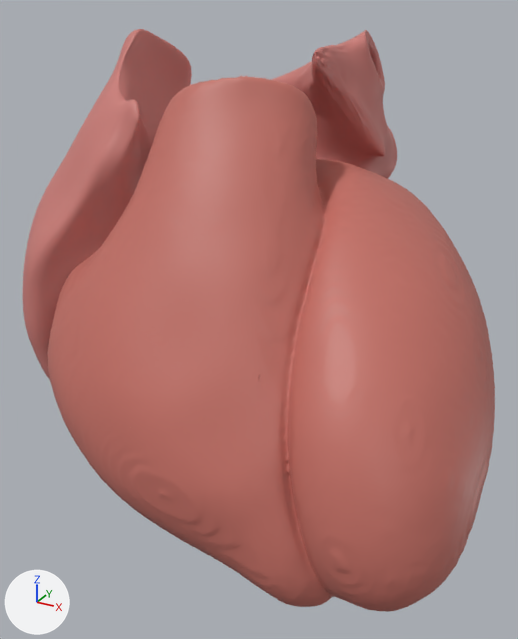
A saved change to the glTF model app/public/models/heart-hd.glb.
One viewpoint serves both versions: a 50 mm lens placed at (0.977, -1.803, 5.342), pointed at (0.215, -0.417, 4.649). Every picture has the same lights, and +X, +Y and +Z are marked at lower left. The first picture is the older version. Where no turn or scale is listed for an object, it has been applied to the vertices.

Objects in the first picture: 'la', 'lv', 'ra', 'rv'.
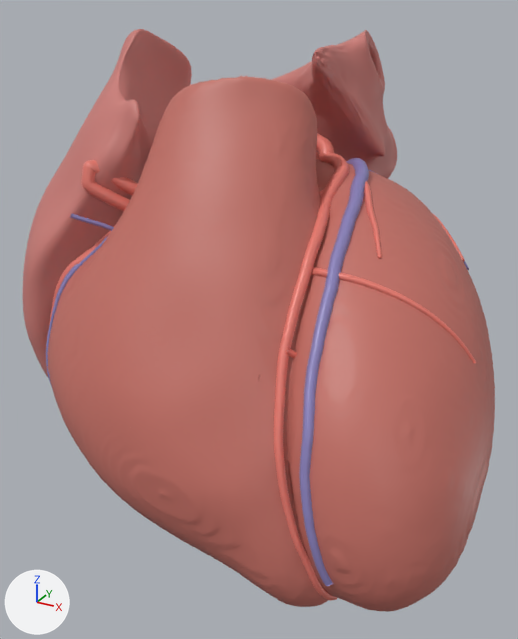
Location of each change, [x1, y1, x2, y2] in pixels of the pictures (518 x 639 px):
```json
{"object": "coronary_art", "change": "added", "after": [49, 133, 476, 601]}
{"object": "cardiac_veins", "change": "added", "after": [46, 158, 469, 586]}
```

Edits to the scene script, one JSON object a line:
```json
{"op": "add", "block": "mat_vein", "code": ["mat_vein = principled_material('vein')", "mat_vein.base_color = (0.25, 0.22, 0.5)  # blue #8981bc", "mat_vein.roughness = 0.4"]}
{"op": "add", "block": "mat_artery", "code": ["mat_artery = principled_material('artery')", "mat_artery.base_color = (0.8, 0.2, 0.16)  # red #e77c6f", "mat_artery.roughness = 0.4"]}
{"op": "add", "block": "me_cardiac_veins", "code": ["me_cardiac_veins = bpy.data.meshes.new('cardiac_veins')", "me_cardiac_veins.from_pydata(...)  # 17226 vertices, 34420 faces; spans x -0.44..0.44, y -0.475..0.475, z -0.385..0.385", "me_cardiac_veins.materials.append(mat_vein)  # blue #8981bc"]}
{"op": "add", "block": "me_coronary_art", "code": ["me_coronary_art = bpy.data.meshes.new('coronary_art')", "me_coronary_art.from_pydata(...)  # 22176 vertices, 44298 faces; spans x -0.5..0.5, y -0.453..0.453, z -0.429..0.429", "me_coronary_art.materials.append(mat_artery)  # red #e77c6f"]}
{"op": "add", "block": "ob_cardiac_veins", "code": ["ob_cardiac_veins = bpy.data.objects.new('cardiac_veins', me_cardiac_veins)", "ob_cardiac_veins.location = (0.232, -0.406, 4.638)"]}
{"op": "add", "block": "ob_coronary_art", "code": ["ob_coronary_art = bpy.data.objects.new('coronary_art', me_coronary_art)", "ob_coronary_art.location = (0.252, -0.399, 4.686)"]}
```
